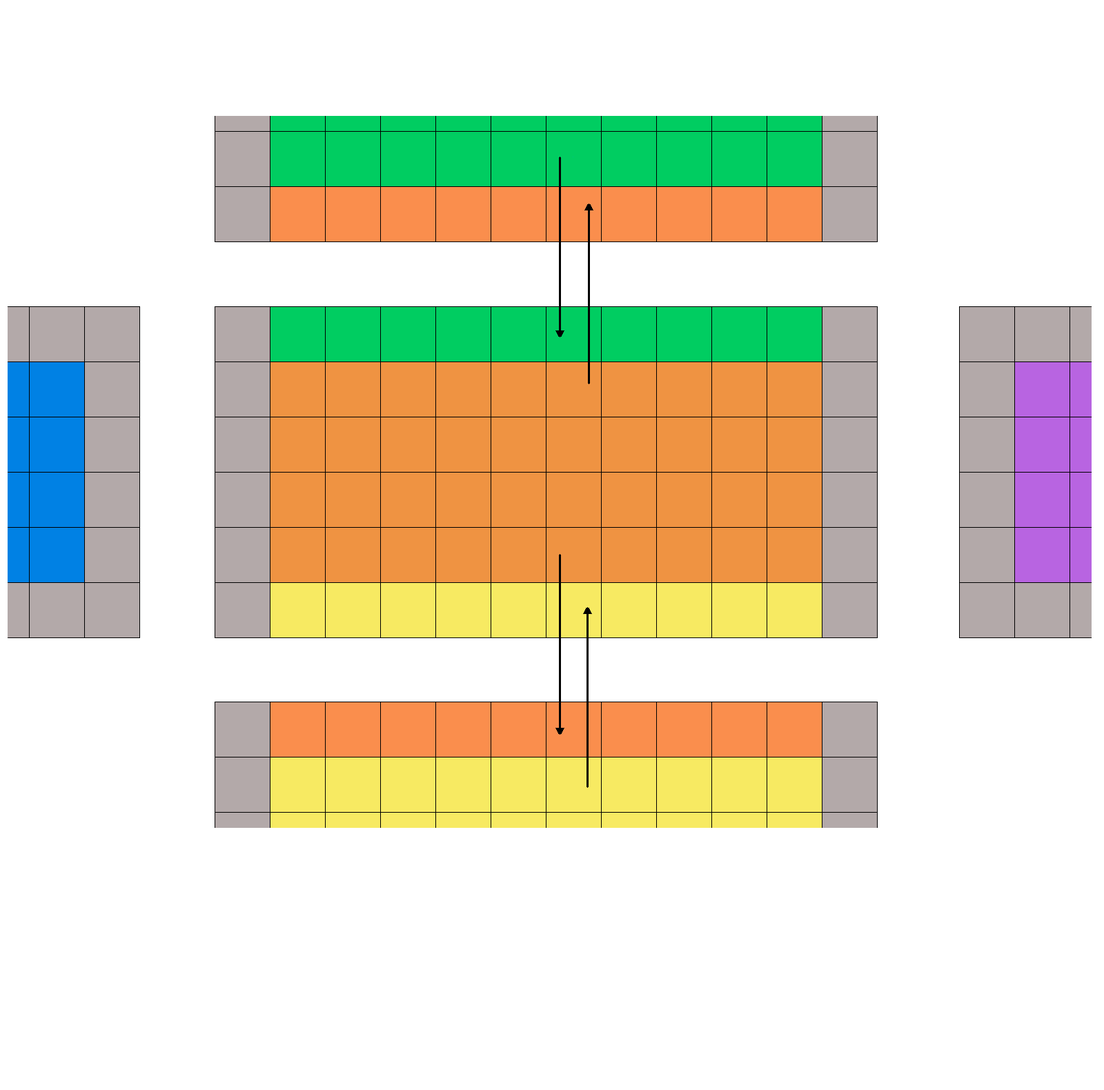
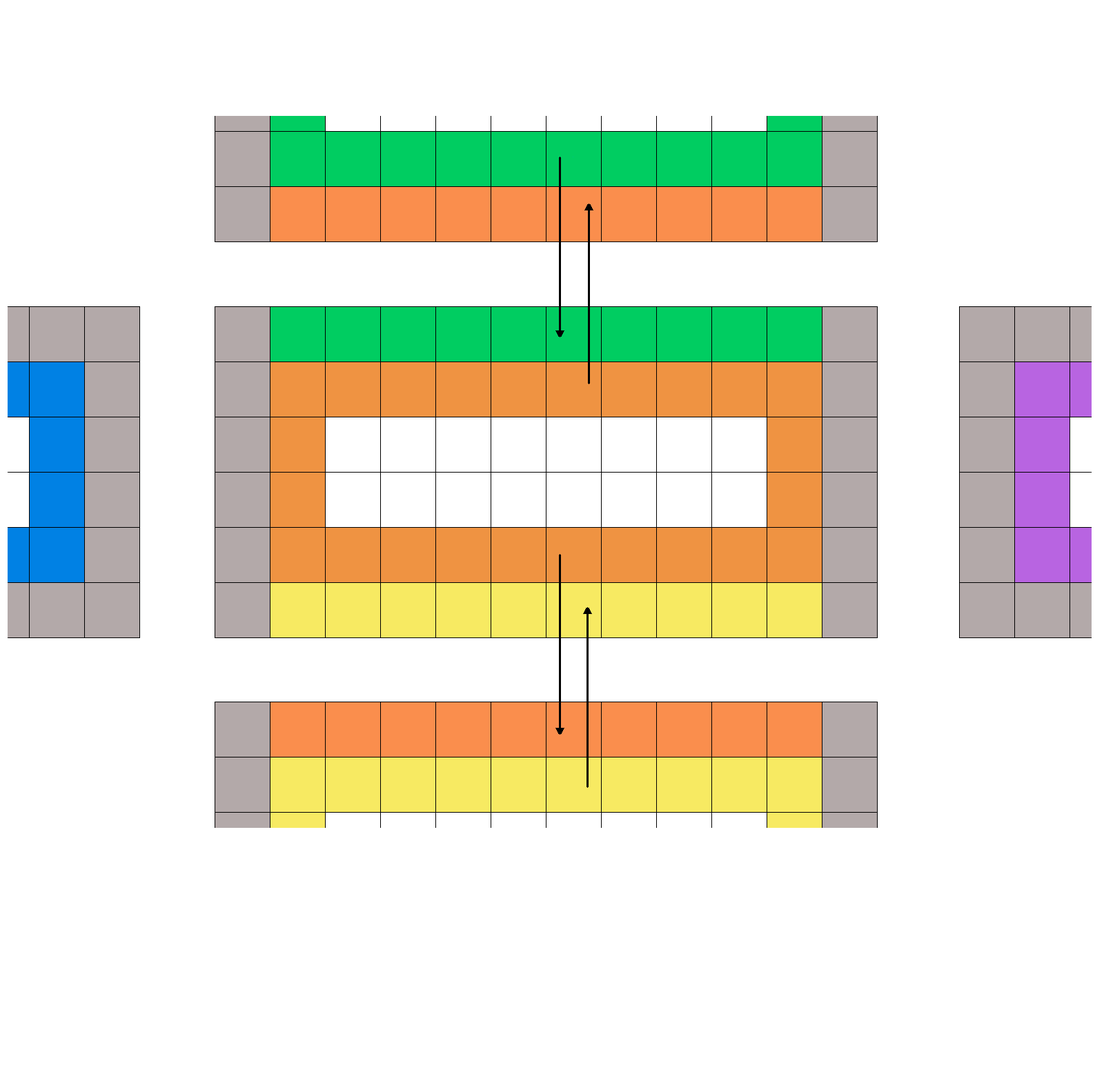
Layered file, before and after one edit (1104px x 1090px). Changes by layer:
painted on "Pasted Layer #1" over [7, 115, 1092, 828]
